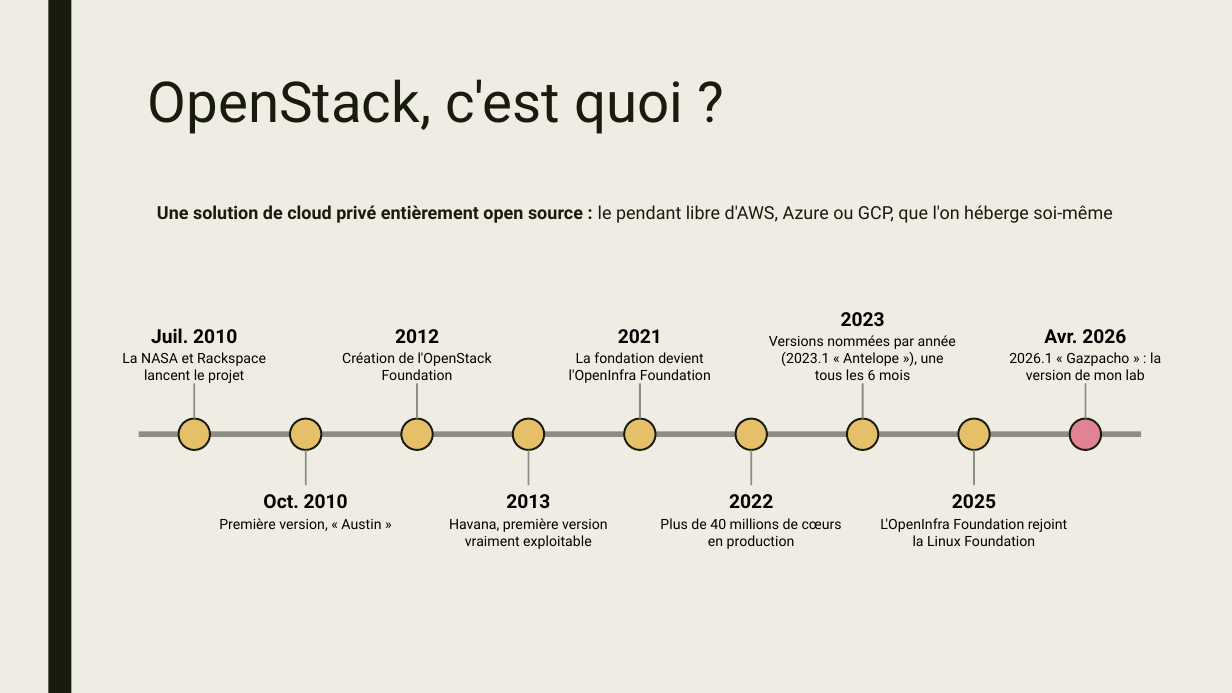
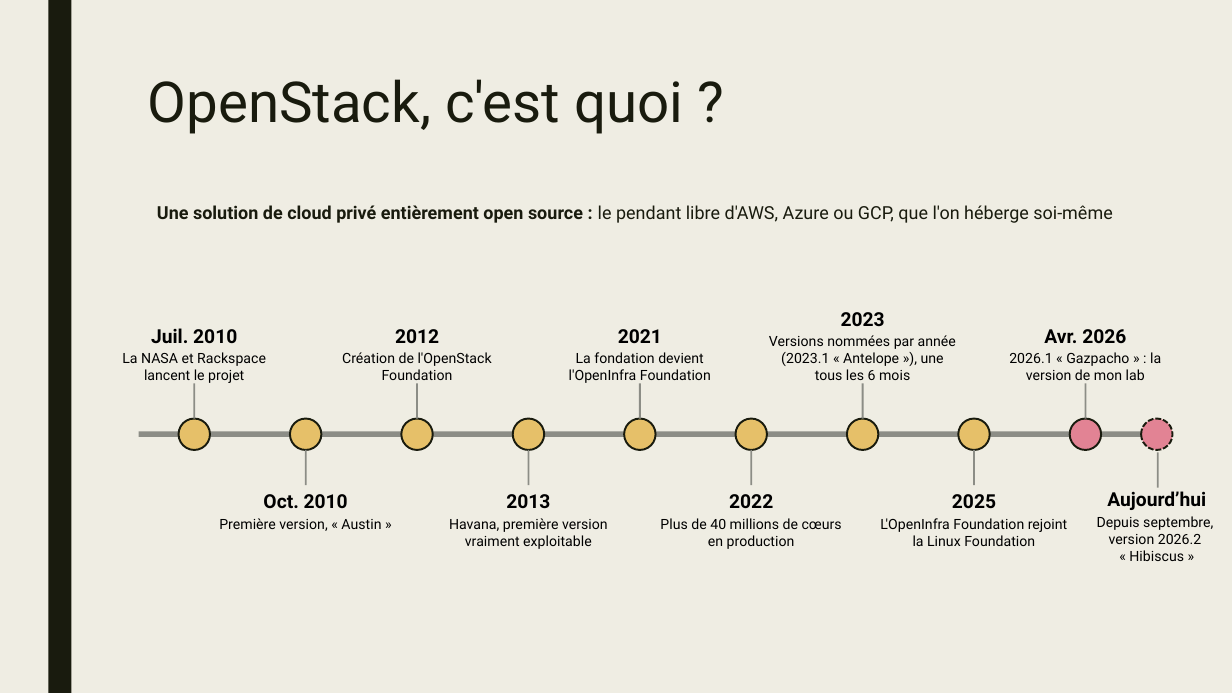
Before and after one commit to KakorHolloway/openstack-helm-demo, a slide deck: slide 7 of slides/openstack-helm-capitole-du-libre-2026.pptx. Drawn at 1232x693 pixels with LibreOffice and Linux fonts; fonts in the diff are those of the drawing. Boxes give left, top, right and bottom in pixels: in the first picture for what was removed or moved away, otherwise in the second. Text is boxed around its words. In the diff, an @@ line names an element or a change of style, - is before the commit and + after.

```diff
--- a/slides/openstack-helm-capitole-du-libre-2026.pptx
+++ b/slides/openstack-helm-capitole-du-libre-2026.pptx
@@ ellipse added at box(1141, 419, 1173, 450), fill #E28394, outline #191B0E 1.5 pt dashed @@
@@ rectangle added at box(1157, 453, 1159, 488), fill #8C8D86 @@
@@ text added at box(1097, 491, 1213, 561), 11 pt, text #000000 @@
+Aujourd’hui
+Depuis septembre,
+version 2026.2
+« Hibiscus »
```
Also in this commit, not shown: 6 other slides changed.
